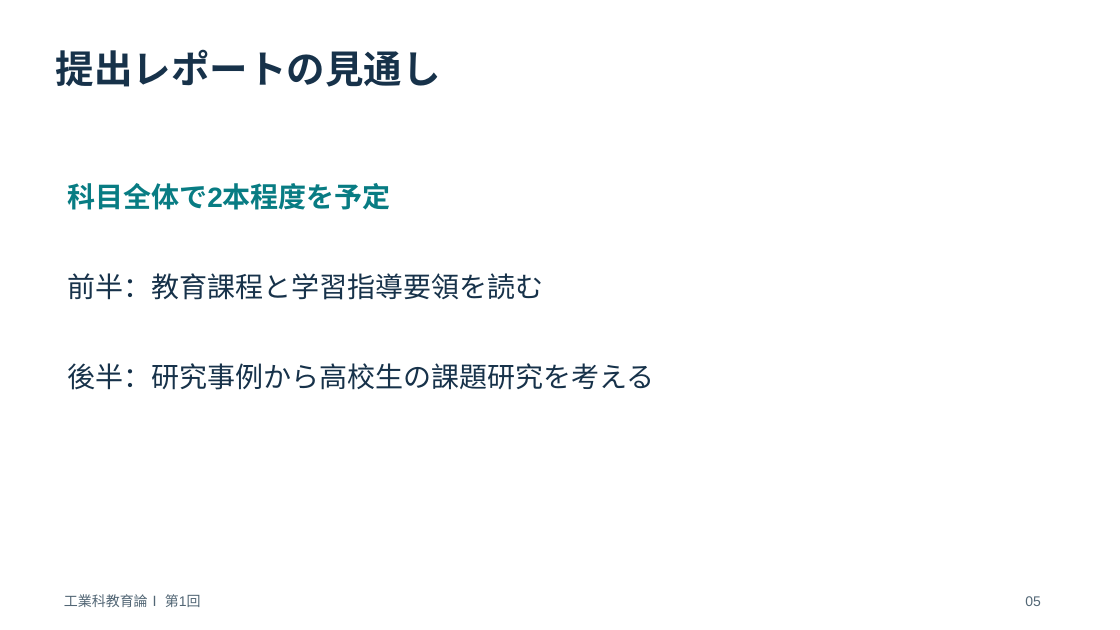
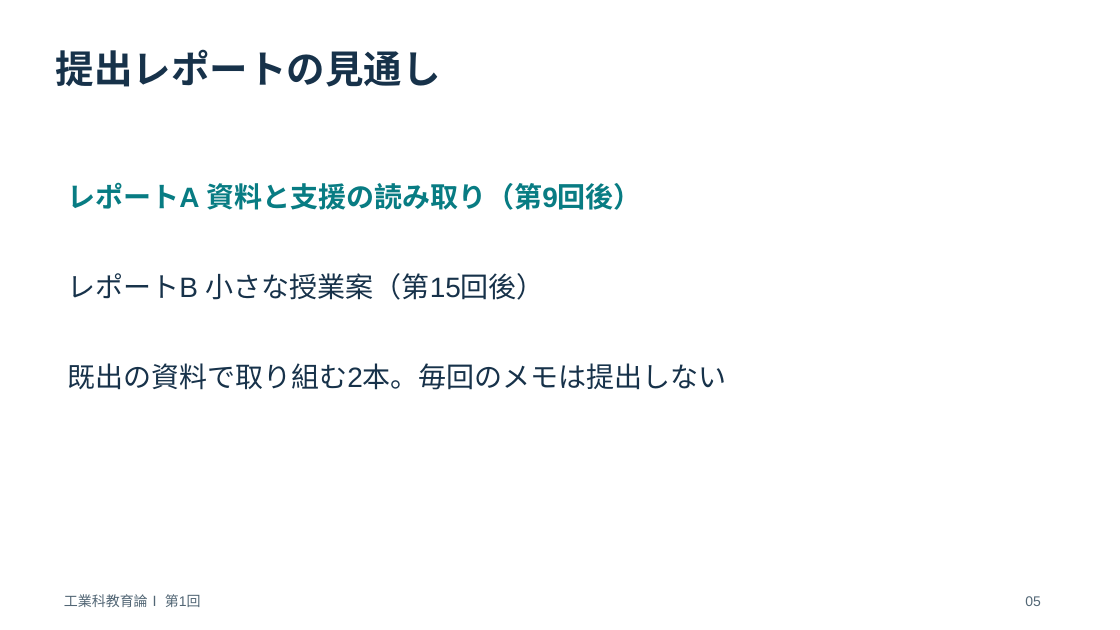
Before and after one commit to zooc-14calbp/industrial-education-i, a slide deck: slide 5 of lessons/01/slides.pptx. Drawn at 1120x630 pixels with LibreOffice and Linux fonts; fonts in the diff are those of the drawing. Boxes give left, top, right and bottom in pixels: in the first picture for what was removed or moved away, otherwise in the second. Text is boxed around its words. In the diff, an @@ line names an element or a change of style, - is before the commit and + after.

```diff
--- a/lessons/01/slides.pptx
+++ b/lessons/01/slides.pptx
@@ text at <box>67,182,642,210</box>: text changed @@
-科目全体で2本程度を予定
+レポートA 資料と支援の読み取り（第9回後）
@@ text at <box>67,273,545,300</box>: text changed @@
-前半：教育課程と学習指導要領を読む
+レポートB 小さな授業案（第15回後）
@@ text at <box>67,363,727,390</box>: text changed @@
-後半：研究事例から高校生の課題研究を考える
+既出の資料で取り組む2本。毎回のメモは提出しない
```
Also in this commit, not shown: 11 other slides changed, 50 other files.
